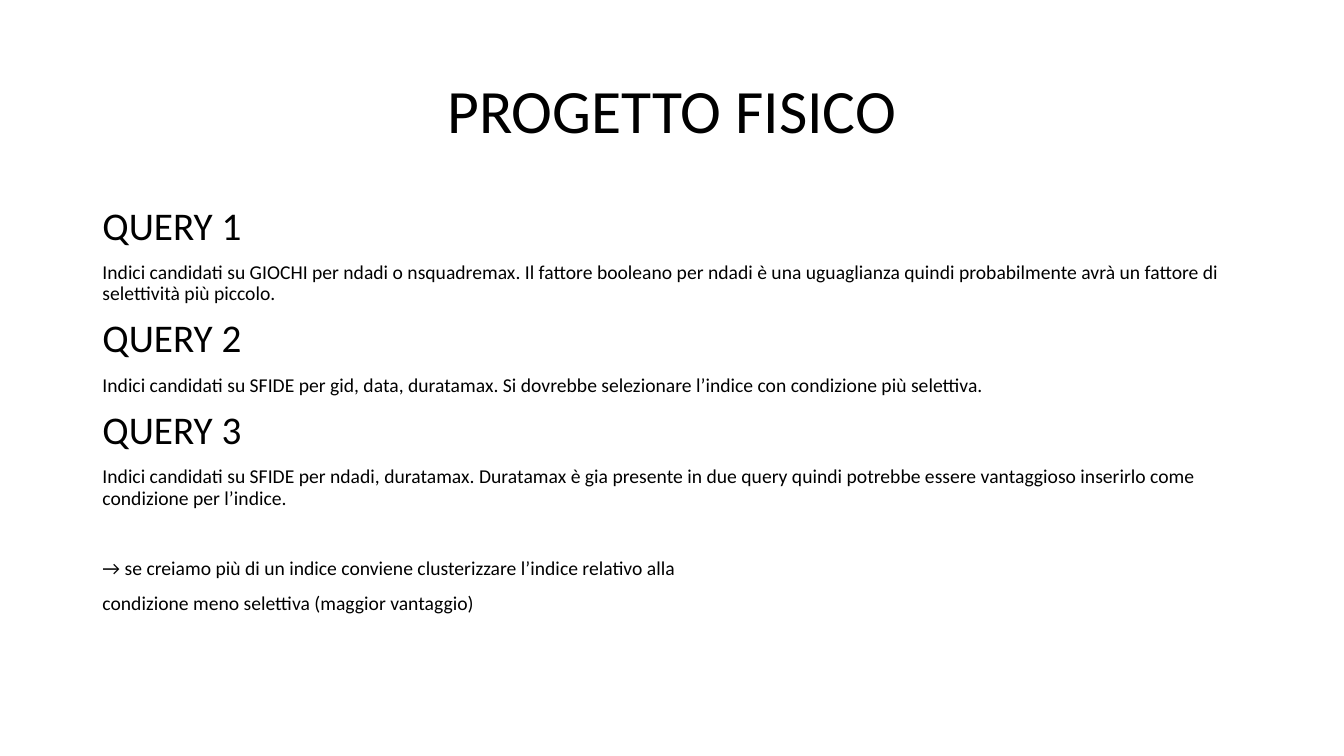
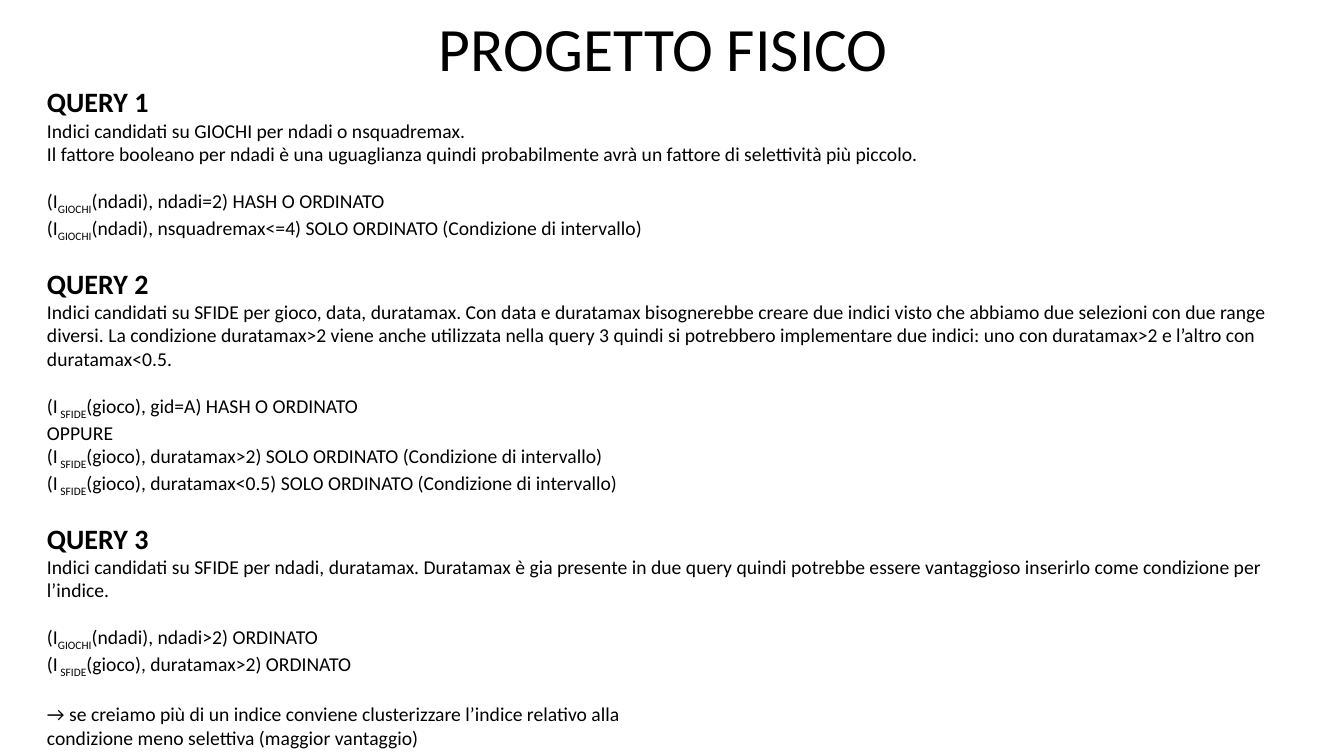
Before and after one commit to DavideGit-cs/BD_Progetto_Gruppo11, a slide deck: slide 15 of Vincoli_Domini_BDProgetto_finale.pptx (slide 14 before the commit). Drawn at 1344x756 pixels with LibreOffice and Linux fonts; fonts in the diff are those of the drawing. Boxes give left, top, right and bottom in pixels: in the first picture for what was removed or moved away, otherwise in the second. Text is boxed around its words. In the diff, an @@ line names an element or a change of style, - is before the commit and + after.

```diff
--- a/Vincoli_Domini_BDProgetto_finale.pptx
+++ b/Vincoli_Domini_BDProgetto_finale.pptx
@@ title "PROGETTO FISICO": place and size @@
-title "PROGETTO FISICO" at box(447, 93, 896, 134)
+title "PROGETTO FISICO" at box(439, 31, 888, 72)
@@ text "QUERY 1": place and size @@
-text "QUERY 1" at box(102, 214, 1218, 614)
+text "QUERY 1" at box(47, 93, 1265, 749)
@@ text at box(47, 93, 1261, 749): size 28 to 20 pt, bold on in "QUERY 1", "QUERY 2", "QUERY 3"; line spacing 0.9 to 1; less space between paragraphs @@
@@ text at box(47, 124, 917, 238): text changed @@
-Indici candidati su GIOCHI per ndadi o nsquadremax. Il fattore booleano per ndadi è una uguaglianza quindi probabilmente avrà un fattore di selettività più piccolo.
+Indici candidati su GIOCHI per ndadi o nsquadremax.
+Il fattore booleano per ndadi è una uguaglianza quindi probabilmente avrà un fattore di selettività più piccolo.
+(IGIOCHI(ndadi), ndadi=2) HASH O ORDINATO
+(IGIOCHI(ndadi), nsquadremax<=4) SOLO ORDINATO (Condizione di intervallo)
@@ text at box(47, 305, 1265, 495): text changed @@
-Indici candidati su SFIDE per gid, data, duratamax. Si dovrebbe selezionare l’indice con condizione più selettiva.
+Indici candidati su SFIDE per gioco, data, duratamax. Con data e duratamax bisognerebbe creare due indici visto che abbiamo due selezioni con due range diversi. La condizione duratamax>2 viene anche utilizzata nella query 3 quindi si potrebbero implementare due indici: uno con duratamax>2 e l’altro con duratamax<0.5.
+(I SFIDE(gioco), gid=A) HASH O ORDINATO
+OPPURE
+(I SFIDE(gioco), duratamax>2) SOLO ORDINATO (Condizione di intervallo)
+(I SFIDE(gioco), duratamax<0.5) SOLO ORDINATO (Condizione di intervallo)
@@ text at box(47, 630, 351, 676): paragraphs added @@
+(IGIOCHI(ndadi), ndadi>2) ORDINATO
+(I SFIDE(gioco), duratamax>2) ORDINATO
```
Also in this commit, not shown: 12 other slides changed, 3 slides added, 1 slide removed, 3 other files.
